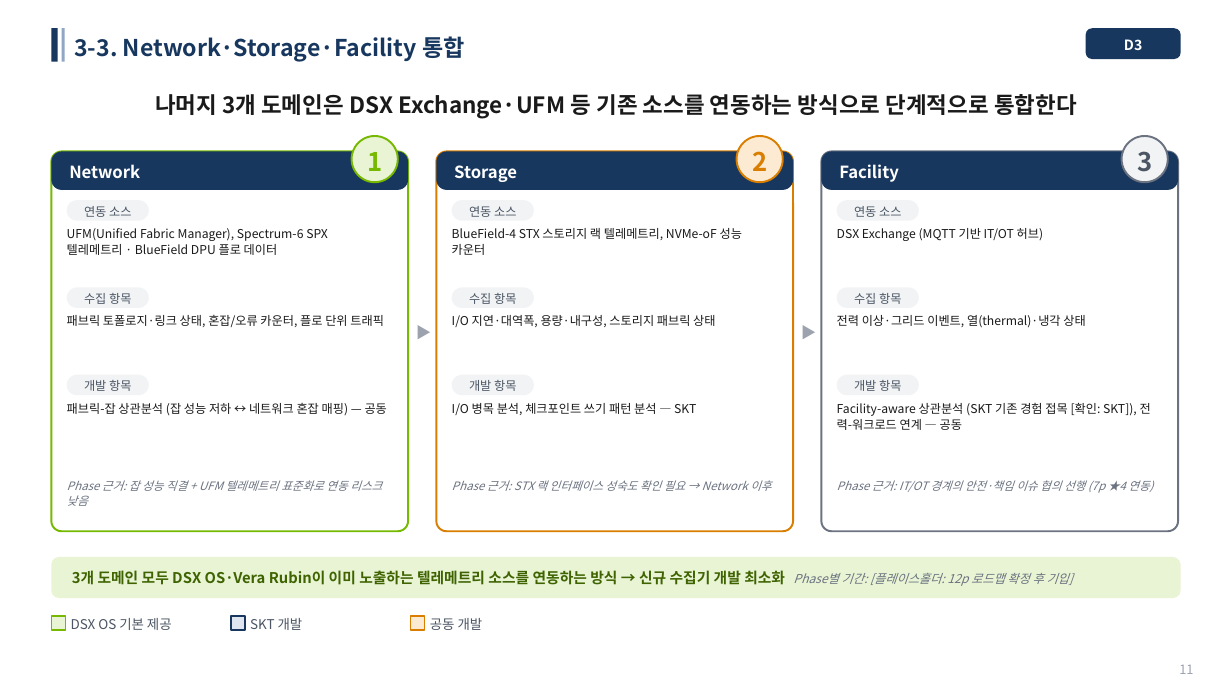
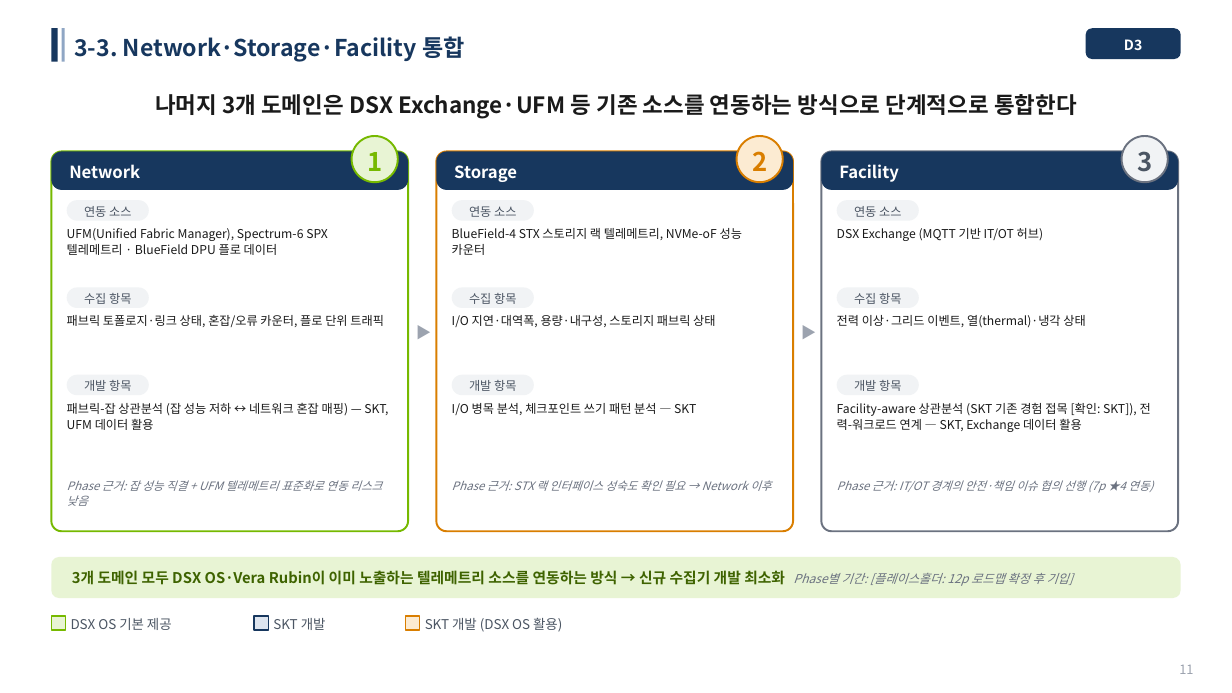
Before and after one commit to daniel980/encry, a slide deck: slide 11 of _workspace/NVIDIA_DSX_OS_E2E_Observability_논의.pptx. Drawn at 1232x693 pixels with LibreOffice and Linux fonts; fonts in the diff are those of the drawing. Boxes give left, top, right and bottom in pixels: in the first picture for what was removed or moved away, otherwise in the second. Text is boxed around its words. In the diff, an @@ line names an element or a change of style, - is before the commit and + after.

```diff
--- a/_workspace/NVIDIA_DSX_OS_E2E_Observability_논의.pptx
+++ b/_workspace/NVIDIA_DSX_OS_E2E_Observability_논의.pptx
@@ text at box(67, 403, 388, 430): text changed @@
-패브릭-잡 상관분석 (잡 성능 저하 ↔ 네트워크 혼잡 매핑) — 공동
+패브릭-잡 상관분석 (잡 성능 저하 ↔ 네트워크 혼잡 매핑) — SKT, UFM 데이터 활용
@@ text at box(837, 403, 1151, 432): text changed @@
-Facility-aware 상관분석 (SKT 기존 경험 접목 [확인: SKT]), 전력-워크로드 연계 — 공동
+Facility-aware 상관분석 (SKT 기존 경험 접목 [확인: SKT]), 전력-워크로드 연계 — SKT, Exchange 데이터 활용
@@ rectangle: place and size @@
-rectangle at box(231, 616, 245, 630)
+rectangle at box(254, 616, 268, 630)
@@ text "SKT 개발": place and size @@
-text "SKT 개발" at box(250, 618, 303, 630)
+text "SKT 개발" at box(273, 618, 326, 630)
@@ rectangle: place and size @@
-rectangle at box(410, 616, 424, 630)
+rectangle at box(406, 616, 420, 630)
@@ text at box(425, 617, 562, 632): text changed @@
-공동 개발
+SKT 개발 (DSX OS 활용)
```
Also in this commit, not shown: 7 other slides changed, 3 other files.
